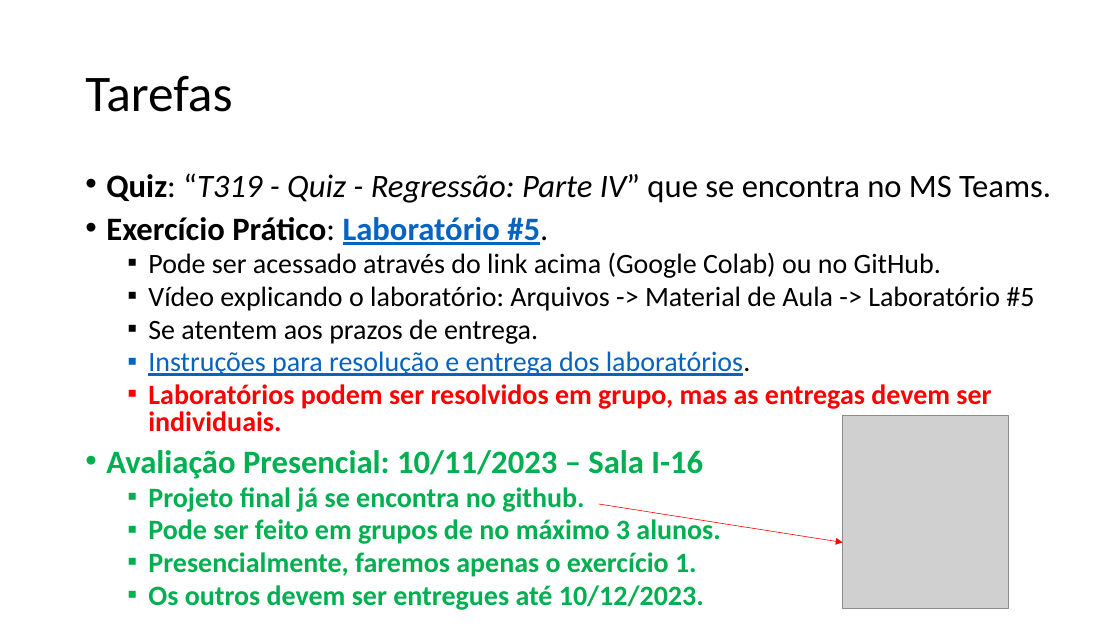
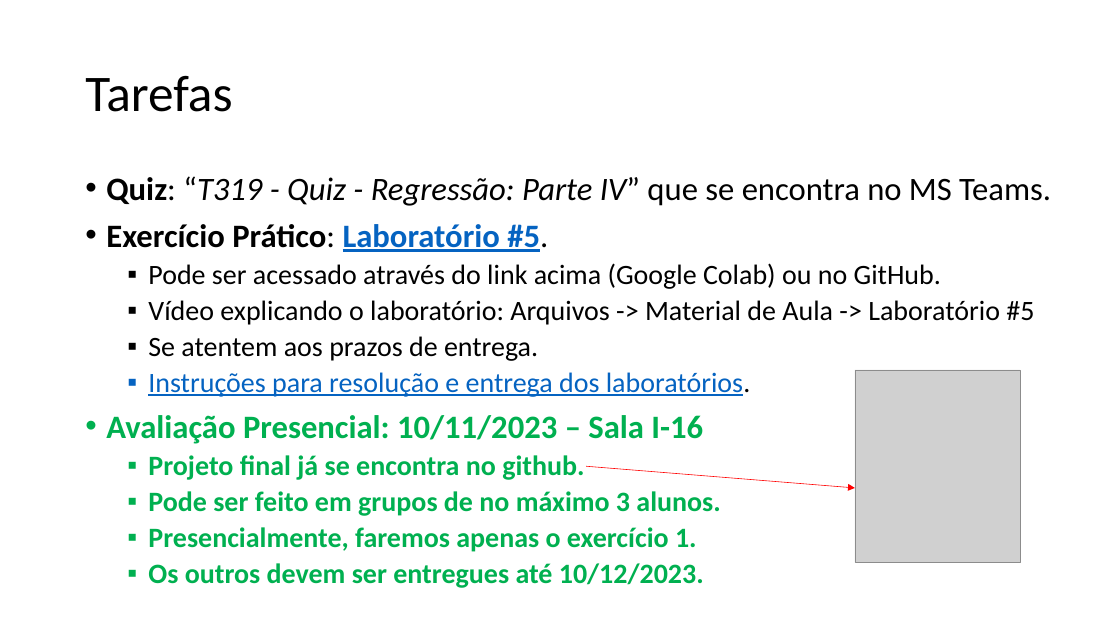
Before and after one commit to zz4fap/t319_aprendizado_de_maquina, a slide deck: slide 20 of slides/T319_Regressão_Linear (Parte IV).pptx. Drawn at 1120x630 pixels with LibreOffice and Linux fonts; fonts in the diff are those of the drawing; grey boxes stand for pictures. Boxes give left, top, right and bottom in pixels: in the first picture for what was removed or moved away, otherwise in the second. Text is boxed around its words. In the diff, an @@ line names an element or a change of style, - is before the commit and + after.

Commit message:
update of slides

```diff
--- a/slides/T319_Regressão_Linear (Parte IV).pptx
+++ b/slides/T319_Regressão_Linear (Parte IV).pptx
@@ text "Quiz: “T319 - Quiz - ..." at bbox=[106, 176, 1051, 588]: line spacing 0.8 to 0.9 @@
@@ text at bbox=[148, 384, 991, 432]: paragraph removed @@
-  ▪ Laboratórios podem ser resolvidos em grupo, mas as entregas devem ser individuais.
@@ picture: place and size @@
-picture at bbox=[843, 416, 1008, 608]
+picture at bbox=[855, 370, 1021, 562]
@@ arrow moved from (599, 504) - (843, 543) to (586, 466) - (855, 488) @@
```
Also in this commit, not shown: 12 other files.
